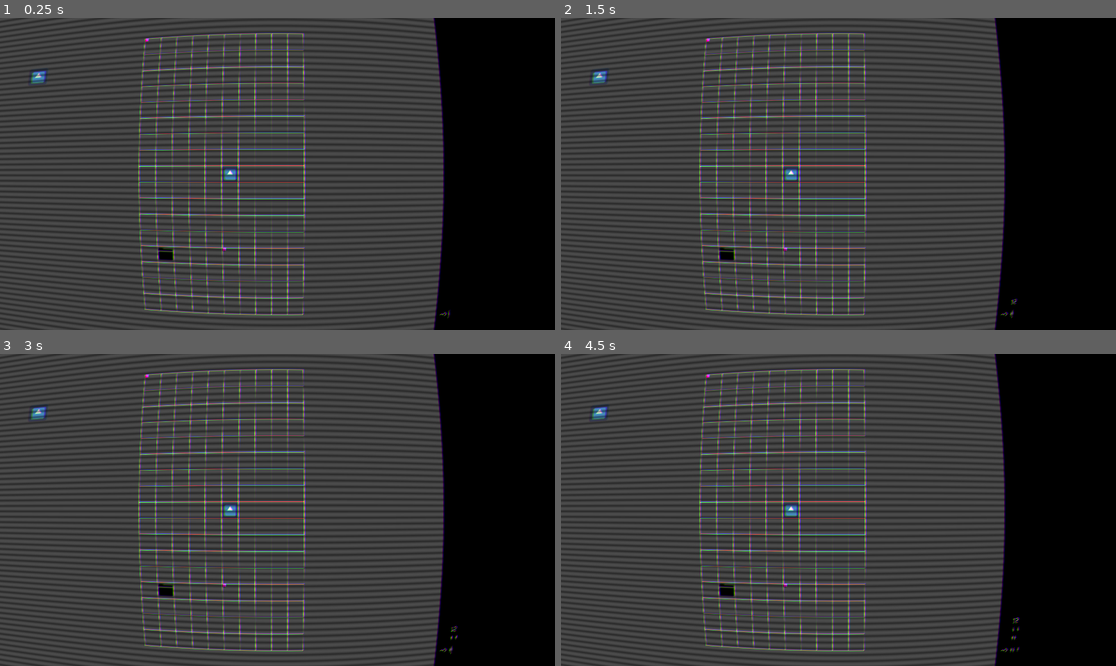
Above: before the commit, frames 1-4 (two rows, left to right).
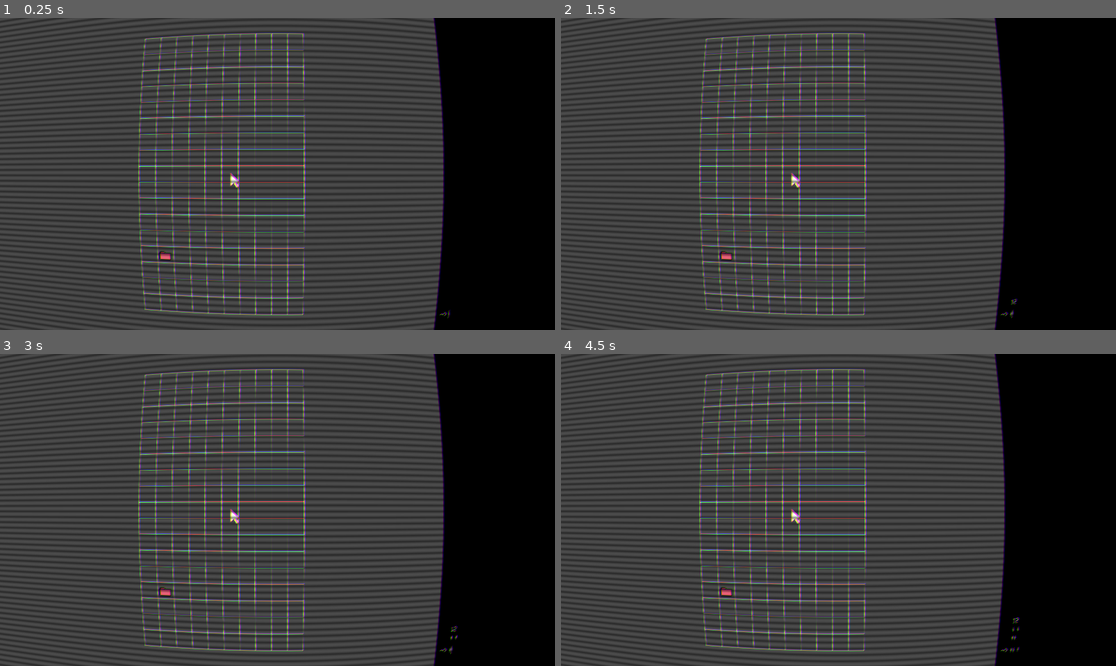
Above: after the commit, the same moments.

Repository: jwikiera/ggj23_root
Game: Godot game, scene res://Scenes/MainScene.tscn
The game is run twice, just before and just after one commit, with the same random seed, the same clock (stepped at 60 frames per second) and the same inputs. The engine's default icon, where the game draws it, is replaced by a stand-in: a white triangle on a blue panel in a dark square.
Inputs (mouse positions are in pixels of both pictures, inside the frame that each line leads up to):
- Up to frame 1 (0.25 s): no input
- Up to frame 2 (1.5 s): click (1071, 323) at 0.52 s; type "12" at 0.6 s; tap Enter at 1.25 s; hold Right (ui_right) from 1.28 s (still down); tap T at 1.35 s
- Up to frame 3 (3 s): tap Space at 2 s; release Right (ui_right) at 2.03 s; hold Down (console_down) 2.03-2.78 s; tap T at 2.1, 2.85 s; tap Enter at 2.75 s; hold Right (ui_right) from 2.78 s (still down)
- Up to frame 4 (4.5 s): tap Space at 3.5 s; release Right (ui_right) at 3.53 s; hold Up (console_up) 3.53-4.28 s; tap T at 3.6, 4.35 s; tap Enter at 4.25 s; hold Left (ui_left) from 4.28 s (still down)

The runs differ from the first frame. In frame 1, 0.3% of the frame differs, in the area x 5-44%, y 6-78%; in frame 2, 0.3%; in frame 3, 0.3%; in frame 4, 0.3%.

Commit message:
added assets

Diff:
--- a/godot_project/Elements/Folder.tscn
+++ b/godot_project/Elements/Folder.tscn
@@ -1,11 +1,17 @@
-[gd_scene load_steps=3 format=2]
+[gd_scene load_steps=4 format=2]
 
 [ext_resource path="res://Elements/Folder.gd" type="Script" id=1]
-[ext_resource path="res://Elements/icons8-folder-64.png" type="Texture" id=2]
+[ext_resource path="res://Assets/file_open.png" type="Texture" id=2]
+[ext_resource path="res://Assets/File.png" type="Texture" id=3]
 
 [node name="Folder" type="Node2D"]
 script = ExtResource( 1 )
 
 [node name="Sprite" type="Sprite" parent="."]
 position = Vector2( 32, 32 )
+texture = ExtResource( 3 )
+
+[node name="Sprite2" type="Sprite" parent="."]
+visible = false
+position = Vector2( 32, 32 )
 texture = ExtResource( 2 )
--- a/godot_project/Player/Player.gd
+++ b/godot_project/Player/Player.gd
@@ -2,10 +2,13 @@
 
 var velocity: Vector2 = Vector2.ZERO
 var sprite_node: Sprite
+var texture1 = load("res://Assets/cursor_pink.png")
+var texture2 = load("res://Assets/cursor_pink_v2.png")
 
 func _ready():
 	print("Player ready")
 	sprite_node = get_node("Sprite")
+	sprite_node.texture = texture1
 	#move_to_grid_center()
 	#scale_self_to_grid()
 	#print(Globals.get_index_from_physical_coords(Vector2(500, 500)))
@@ -58,3 +61,9 @@
 		self.get_position().x + sprite_size_x * sprite_node.scale.x,
 		self.get_position().y + sprite_size_y * sprite_node.scale.y
 	)
+
+func toggle_texture():
+	if sprite_node.texture == texture1:
+		sprite_node.texture = texture2
+	else:
+		sprite_node.texture = texture1
--- a/godot_project/Player/Player.tscn
+++ b/godot_project/Player/Player.tscn
@@ -1,7 +1,8 @@
-[gd_scene load_steps=3 format=2]
+[gd_scene load_steps=4 format=2]
 
 [ext_resource path="res://Player/Player.gd" type="Script" id=1]
-[ext_resource path="res://Sprites/icon.png" type="Texture" id=2]
+[ext_resource path="res://Assets/cursor_pink_v2.png" type="Texture" id=2]
+[ext_resource path="res://Assets/cursor_pink.png" type="Texture" id=3]
 
 [node name="Player" type="KinematicBody2D"]
 script = ExtResource( 1 )
@@ -10,5 +11,11 @@
 }
 
 [node name="Sprite" type="Sprite" parent="."]
+position = Vector2( 48, 54 )
+scale = Vector2( 0.75, 0.75 )
+texture = ExtResource( 3 )
+
+[node name="Sprite2" type="Sprite" parent="."]
+visible = false
 position = Vector2( 32, 32 )
 texture = ExtResource( 2 )
--- a/godot_project/Scenes/MainScene.tscn
+++ b/godot_project/Scenes/MainScene.tscn
@@ -45,6 +45,7 @@
 script = ExtResource( 1 )
 
 [node name="Icon" type="Sprite" parent="."]
+visible = false
 position = Vector2( 113, 162 )
 texture = ExtResource( 3 )
 
--- a/godot_project/Scripts/Commands.gd
+++ b/godot_project/Scripts/Commands.gd
@@ -56,3 +56,7 @@
 		#pas sur un dossier
 		Globals.console.send_log("YELLOW:Not a directory")
 	#check si on peut l'ouvrir
+
+
+func command_toggle_cursor():
+	Globals.player.toggle_texture()
--- a/godot_project/Scripts/Console.gd
+++ b/godot_project/Scripts/Console.gd
@@ -91,6 +91,8 @@
 		Commands.command_right()
 	elif tlower == "cd":
 		Commands.command_cd()
+	elif tlower == "cursor":
+		Commands.command_toggle_cursor()
 
 func get_color(command: String) -> Color:
 	for key in Globals.COLORS.keys():
--- a/godot_project/Scripts/MainScene.gd
+++ b/godot_project/Scripts/MainScene.gd
@@ -77,8 +77,8 @@
 
 func _draw():
 	draw_grid_lines()
-	draw_rect_at_index(Globals.current_folder, Vector2(0, 0))
-	draw_rect_at_index(Globals.current_folder, Vector2(5, 13))
+	#draw_rect_at_index(Globals.current_folder, Vector2(0, 0))
+	#draw_rect_at_index(Globals.current_folder, Vector2(5, 13))
 
 
 func draw_rect_at_index(folder: Folder, index: Vector2) -> void:
Binary file added: godot_project/Assets/File.png
Not shown, added: godot_project/Assets/File.png.import
Binary file added: godot_project/Assets/cursor_pink.png
Not shown, added: godot_project/Assets/cursor_pink.png.import
Binary file added: godot_project/Assets/cursor_pink_v2.png
Not shown, added: godot_project/Assets/cursor_pink_v2.png.import
Binary file added: godot_project/Assets/file_open.png
Not shown, added: godot_project/Assets/file_open.png.import
